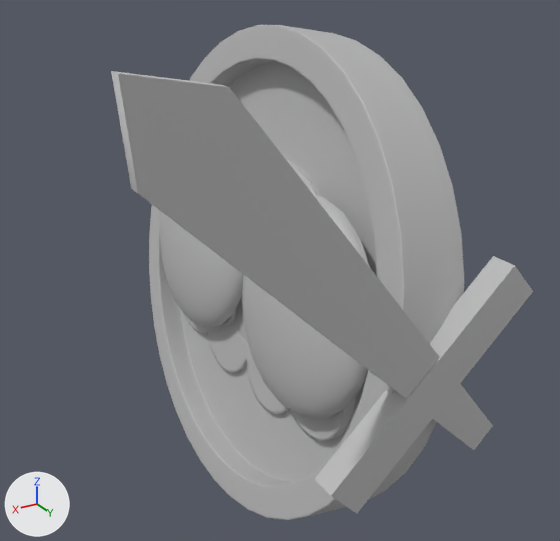
A saved change to the FBX model Assets/3D/Modeles/Modele Tuto/Modele_ennemi_sword_tuto.fbx.
Camera for both pictures: a camera (50 mm lens) standing at (0.454, 0.888, 0.786) and looking at (-0.043, 0.059, 0.371). Lighting does not change. The marker at lower left points along +X, +Y and +Z. Where no turn or scale is listed for an object, it has been applied to the vertices.

The first picture shows 'ennemi_sword_tuto'.
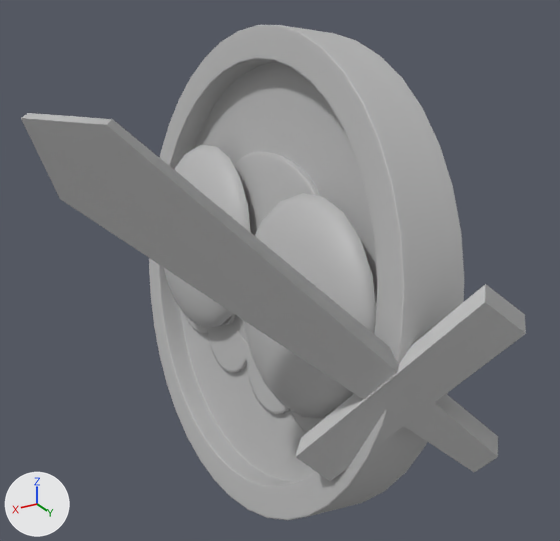
The newer file is also turned or shifted as a whole; pictures and numbers use the older file's frame.

Boxes (x1, y1, x2, y2) around the edits, measured in the pictures (560 x 541 px; the box of a moved part takes in the faces that stretch with it):
'ennemi_sword_tuto', reshaped (20% wider)
    before: (111, 25, 533, 520)
    after: (21, 25, 526, 520)
part 1 of me_mesh, moved or reshaped
    before: (111, 71, 493, 450)
    after: (21, 113, 498, 472)
part 2 of me_mesh, moved or reshaped
    before: (315, 256, 533, 514)
    after: (296, 284, 526, 481)

The edits, one by one:
me_mesh has 17198 vertices, 17170 faces and spans x -0.263..0.263, y -0.353..0.353, z -0.007..0.696.
me_mesh is used by ob_ennemi_sword_tuto; location (0.0, 0.0, 0.0).
me_mesh part 1: the loose piece of 12 vertices spanning x -0.162..0.263, y 0.321..0.353, z 0.228..0.696 is multiplied about its middle by the matrix ((0.686, 0.686, 0.242), (-0.707, 0.707, 0.0), (-0.171, -0.171, 0.97)), then moved by (0.023, -0.09, -0.03).
me_mesh part 2: the loose piece of 8 vertices spanning x -0.199..0.071, y 0.321..0.353, z 0.208..0.459 is multiplied about its middle by the matrix ((0.686, 0.686, 0.242), (-0.707, 0.707, 0.0), (-0.171, -0.171, 0.97)), then moved by (0.028, -0.009, -0.007).
